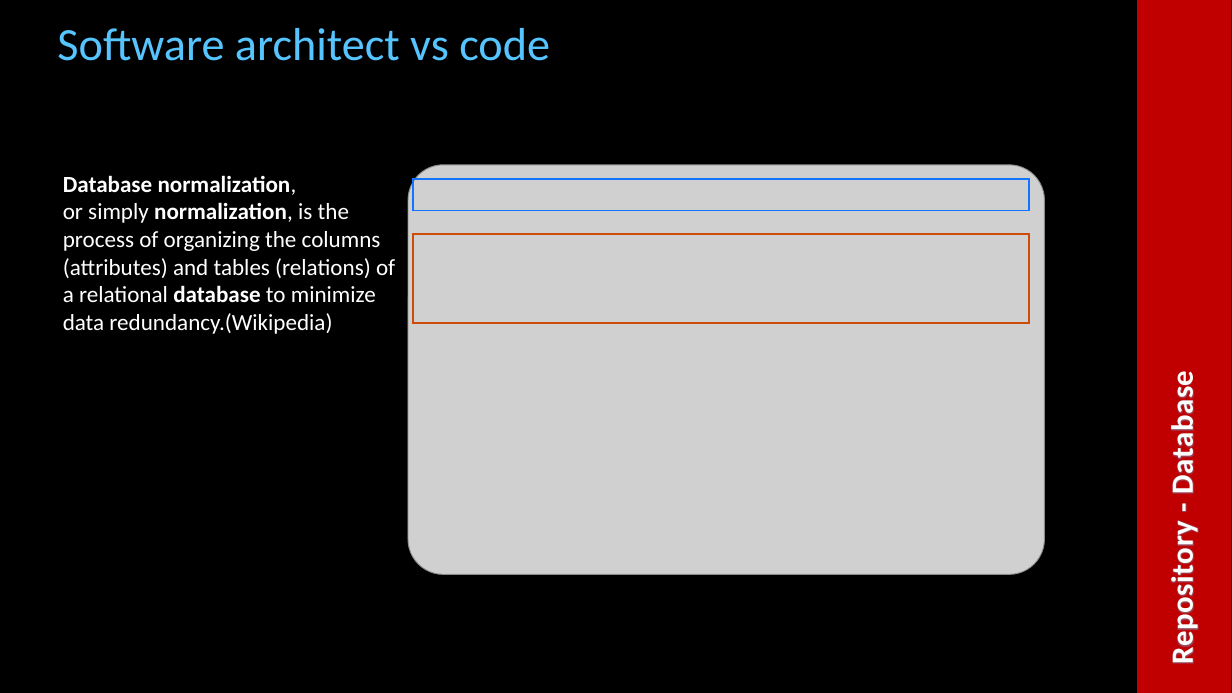
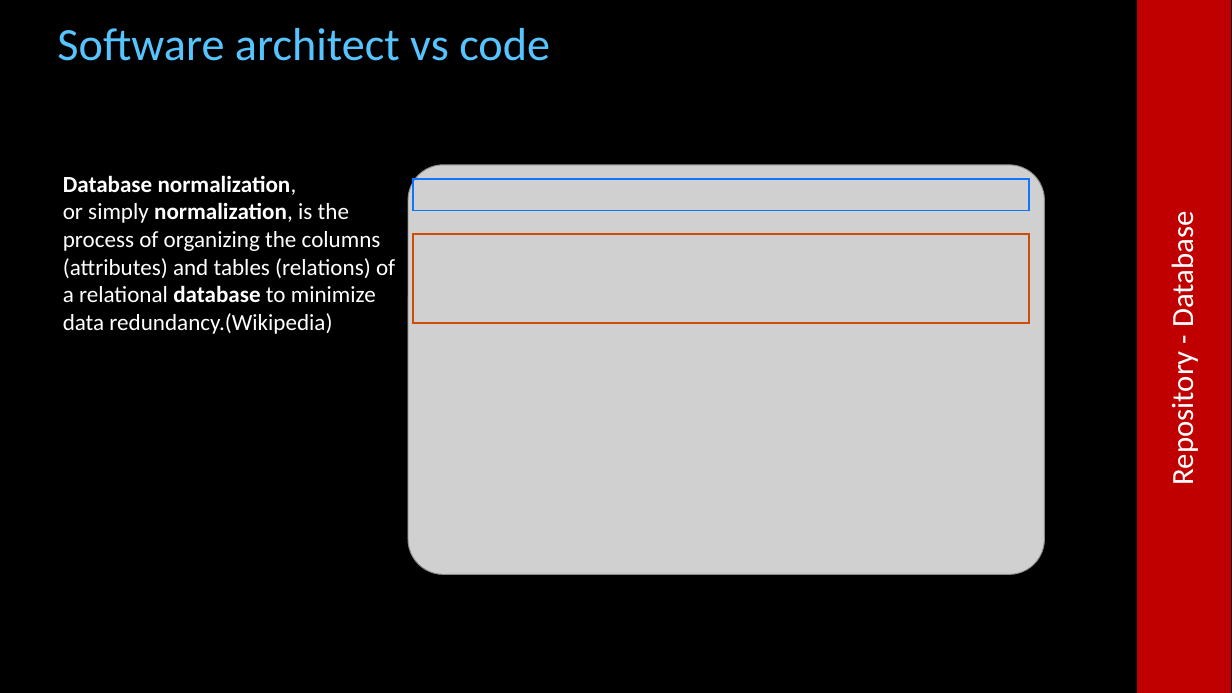
Before and after one commit to cfclick/CFSummit2016, a slide deck: slide 22 of powerpoint/architect/Architectural Perspective for ColdFusion Applications.pptx. Drawn at 1232x693 pixels with LibreOffice and Linux fonts; fonts in the diff are those of the drawing; grey boxes stand for pictures; background and template pictures are left out. Boxes give left, top, right and bottom in pixels: in the first picture for what was removed or moved away, otherwise in the second. Text is boxed around its words. In the diff, an @@ line names an element or a change of style, - is before the commit and + after.

```diff
--- a/powerpoint/architect/Architectural Perspective for ColdFusion Applications.pptx
+++ b/powerpoint/architect/Architectural Perspective for ColdFusion Applications.pptx
@@ text "Repository - Database": place and size @@
-text "Repository - Database" at [1164,383,1202,661]
+text "Repository - Database" at [1164,222,1202,481]
@@ text "Repository - Database" at [1164,222,1202,481]: text colour #FEFEFE to #FFFFFF, letter spacing 0.5 to 0 pt, letter outline #56C5FF 0.75 pt to none, bold off; alignment left to centre; vertical alignment top to middle @@
```
Also in this commit, not shown: 4 other slides changed, 3 slides added, 2 other files.
